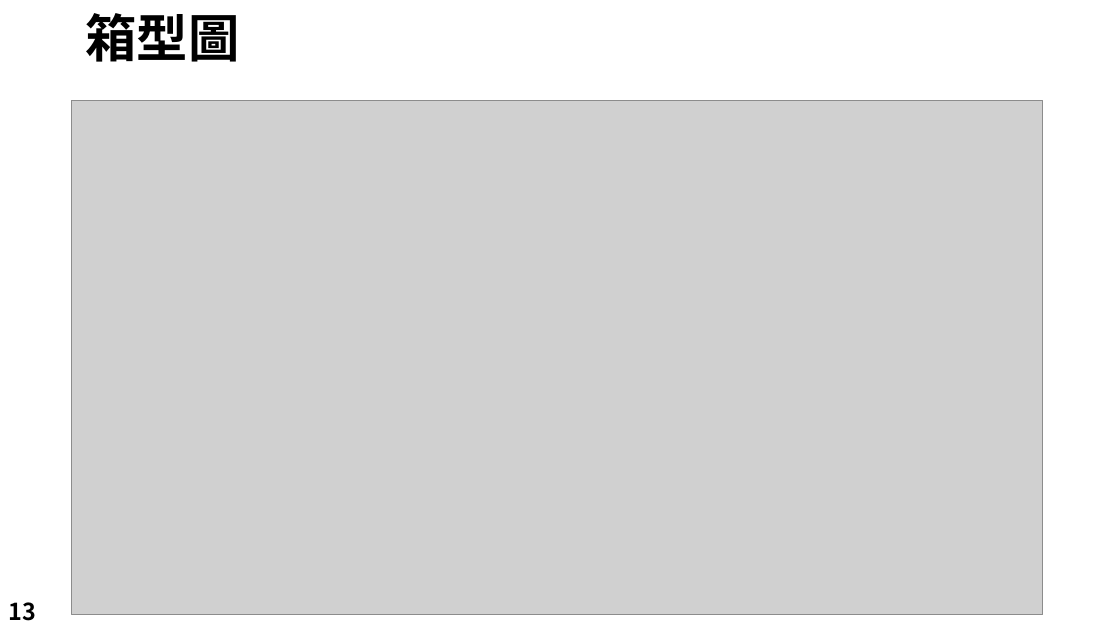
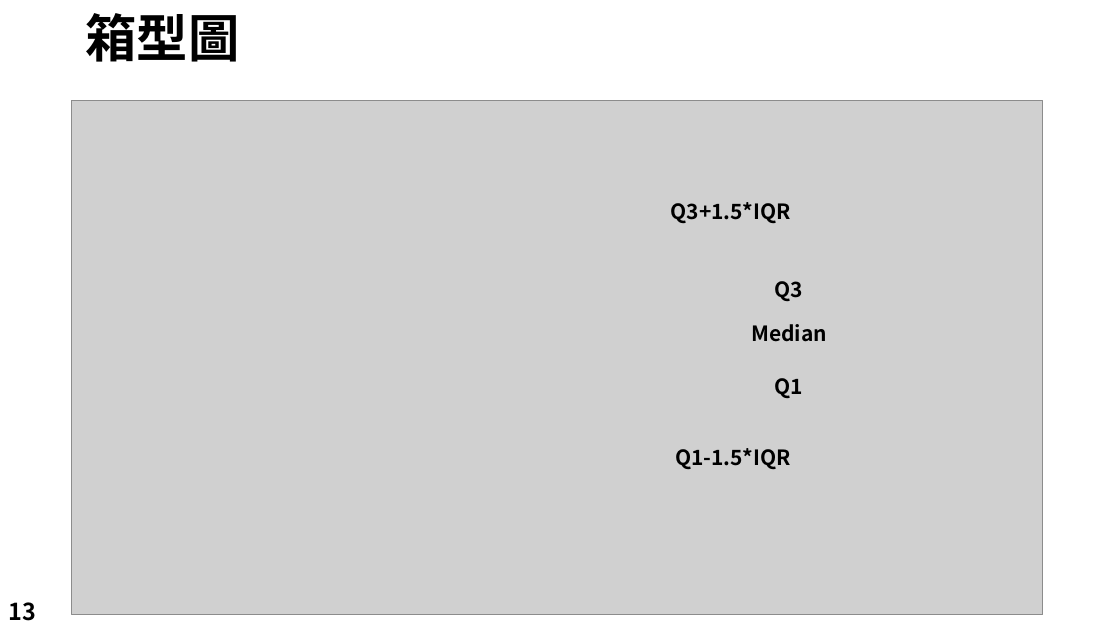
Before and after one commit to LeBronWilly/Basic_R_Language, a slide deck: slide 13 of R_Presentation.pptx. Drawn at 1120x630 pixels with LibreOffice and Linux fonts; fonts in the diff are those of the drawing; grey boxes stand for pictures; background and template pictures are left out. Boxes give left, top, right and bottom in pixels: in the first picture for what was removed or moved away, otherwise in the second. Text is boxed around its words. In the diff, an @@ line names an element or a change of style, - is before the commit and + after.

```diff
--- a/R_Presentation.pptx
+++ b/R_Presentation.pptx
@@ text added at (671, 202, 792, 223), 18 pt, text #000000, bold @@
+Q3+1.5*IQR
@@ text added at (775, 281, 804, 301), 18 pt, text #000000, bold @@
+Q3
@@ text added at (751, 324, 827, 342), 18 pt, text #000000, bold @@
+Median
@@ text added at (775, 378, 804, 398), 18 pt, text #000000, bold @@
+Q1
@@ text added at (675, 448, 791, 469), 18 pt, text #000000, bold @@
+Q1-1.5*IQR
```
Also in this commit, not shown: 1 other file.
